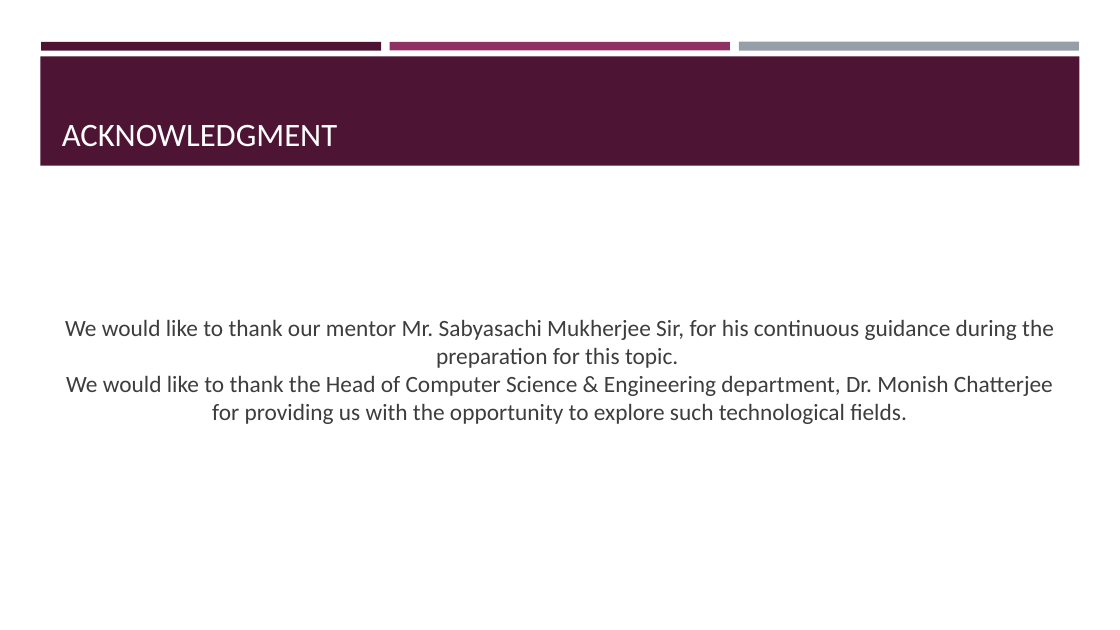
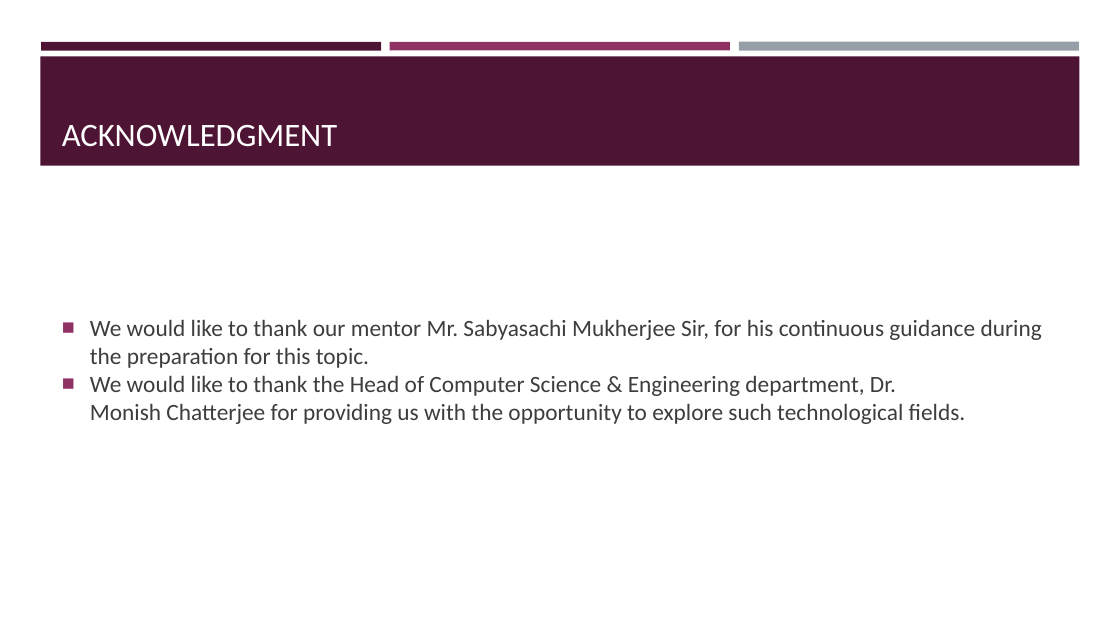
Before and after one commit to fortyTwo102/bioinformatics, a slide deck: slide 32 of reports/Final Reports/GROUP 13 - PPT.pptx (slide 29 before the commit). Drawn at 1120x630 pixels with LibreOffice and Linux fonts; fonts in the diff are those of the drawing. Boxes give left, top, right and bottom in pixels: in the first picture for what was removed or moved away, otherwise in the second. Text is boxed around its words. In the diff, an @@ line names an element or a change of style, - is before the commit and + after.

```diff
--- a/reports/Final Reports/GROUP 13 - PPT.pptx
+++ b/reports/Final Reports/GROUP 13 - PPT.pptx
@@ text "We would like to thank ..." at (90, 320, 1042, 424): alignment centre to left; bullet none to ■ @@
```
Also in this commit, not shown: 9 other slides changed, 3 slides added, 20 other files.
